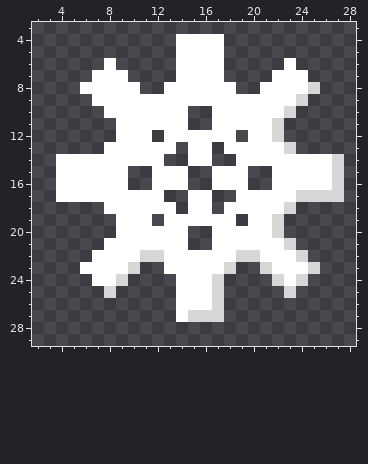
Pixel-art file: Assets/Externals/0x72_DungeonTilesetII_v1.7/Sprite-0001-Sheet.aseprite. That is the earlier state.
32x32 pixels, 1 frame. Colours within 5 levels of each other are drawn and written as one. Shown: x 2..28, y 3..29.
Now the later version:
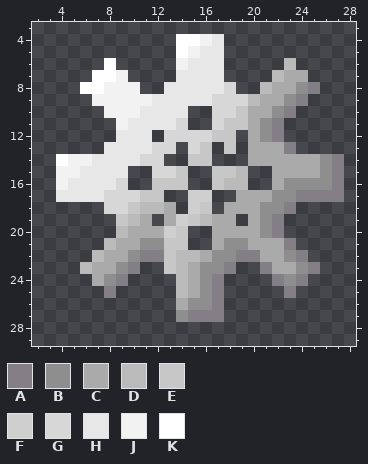
Palette (. is transparent): A #847e87  B #8e8e8e  C #aaaaaa  D #bababa  E #c7c7c7  F #cfcfcf  G #d7d7d7  H #e7e7e7  J #f2f2f2  K #ffffff
From old to new:
Changed rows in their new state; - is an unchanged pixel.
first column x 4:
 4 ------------JH----------
 5 -----------JHH----------
 6 ----------JHHH-----D----
 7 -----J----HHHH----DCC---
 8 ----JJJ--HHHHHG--DCCBA--
 9 ---JJJJJHHHHHGGGDCCBA---
10 ----JJJHHHH--GGECCBA----
11 -----JHHHHG--GEECBA-----
12 -----HHH-GGGGEE-CBA-----
13 ----HHHHGG-GE-E.CCCA----
14 -JJHHHHGG--EE--.CCCCCCBA
15 JJHHHH--GGE--EED--CCCCBA
16 JHHHHG--EEE--EDD--CBBBBA
17 HHHHGGGEE--FF--CCCBBAAAA
18 ----GGEDDC-FE-CCCBBA----
19 -----EDC-CFEDCC-CBA-----
20 -----DCCCFE--CCCCBA-----
21 ----DCCBBEE--CBBCCCA----
22 ---DCCBAAEDDCBBAACCBA---
23 --DCCBA--EDCBBA--ACCBA--
24 ---CBA----DCBA----ABA---
25 ----A-----DCBA-----A----
26 ----------CBBA----------
27 ----------BAAA----------
Boxes around the changes in both pictures, in picture pixels (x1, y1, x2, y2):
changed: (56, 34, 344, 322)
